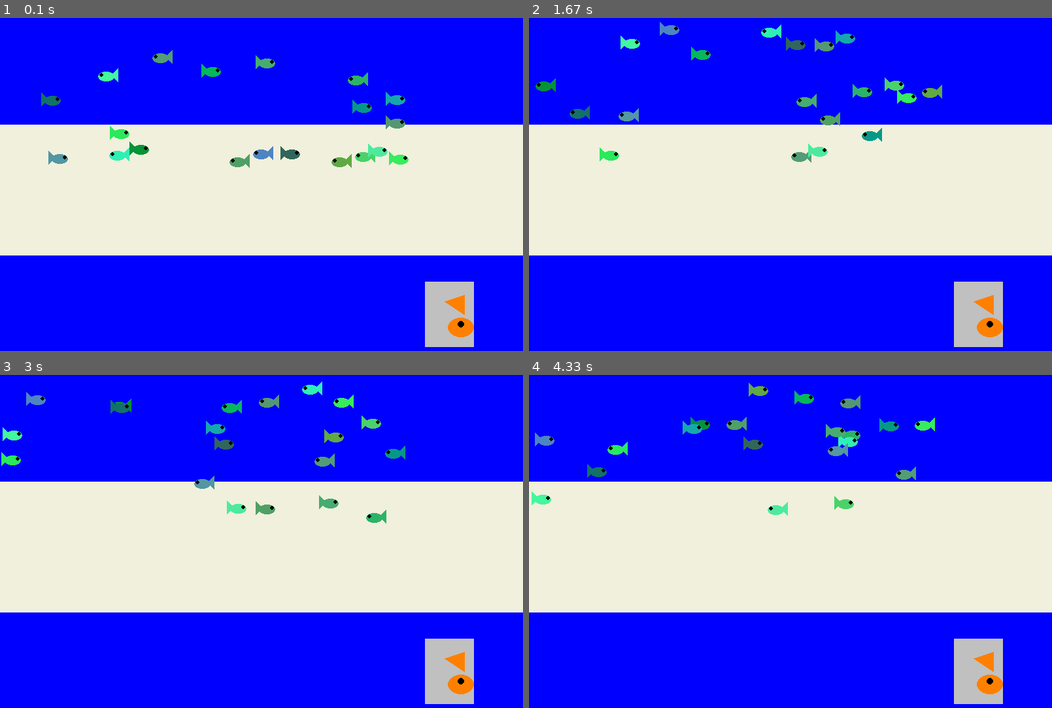
Above: before the commit, frames 1-4 (two rows, left to right).
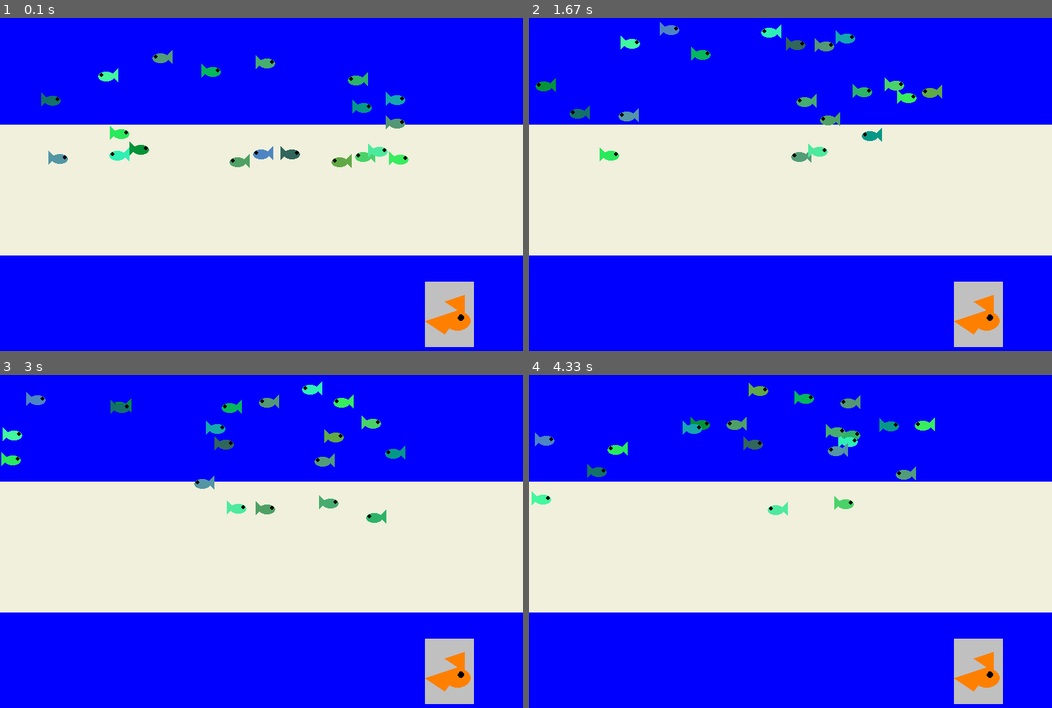
Above: after the commit, the same moments.

Repository: Lolmaster21/pygame
Game: pygame game, started from Fishing simulator.py
The game is run twice, just before and just after one commit, with the same random seed, the same clock (stepped at 60 frames per second) and the same inputs.
Inputs:
- Up to frame 1 (0.1 s): no input
- Up to frame 2 (1.67 s): no input
- Up to frame 3 (3 s): no input
- Up to frame 4 (4.33 s): no input

The runs differ from the first frame. In frame 1, 0.4% of the frame differs, in the area x 81-91%, y 87-96%; in frame 2, 0.4%; in frame 3, 0.4%; in frame 4, 0.4%.

Commit message:
Update Fishing simulator.py

Diff:
--- a/Fishing simulator.py
+++ b/Fishing simulator.py
@@ -88,9 +88,11 @@
   pygame.draw.rect(screen, (240,240,220), (0, 250, 800, 200))#Ocean floor
   pygame.draw.rect(screen, (192,192,192), (650, 490, 75, 100))#Fish food
   #fish logo
-  pygame.draw.ellipse(screen, (255, 128, 0), (685, 545, 40, 30))
-  pygame.draw.ellipse(screen, (0,0,0), (700, 550, 10, 10))
+  pygame.draw.ellipse(screen, (255, 128, 0), (680, 535, 40, 30))
+  pygame.draw.ellipse(screen, (0,0,0), (700, 540, 10, 10))
   pygame.draw.polygon(screen, (255, 128, 0), ((710,510), (680, 520), (710, 540)))
+  pygame.draw.polygon(screen, (255, 128, 0), ((710,530), (650, 550), (680, 570)))
+
 
   for i in range(20):
     school[i].draw()
